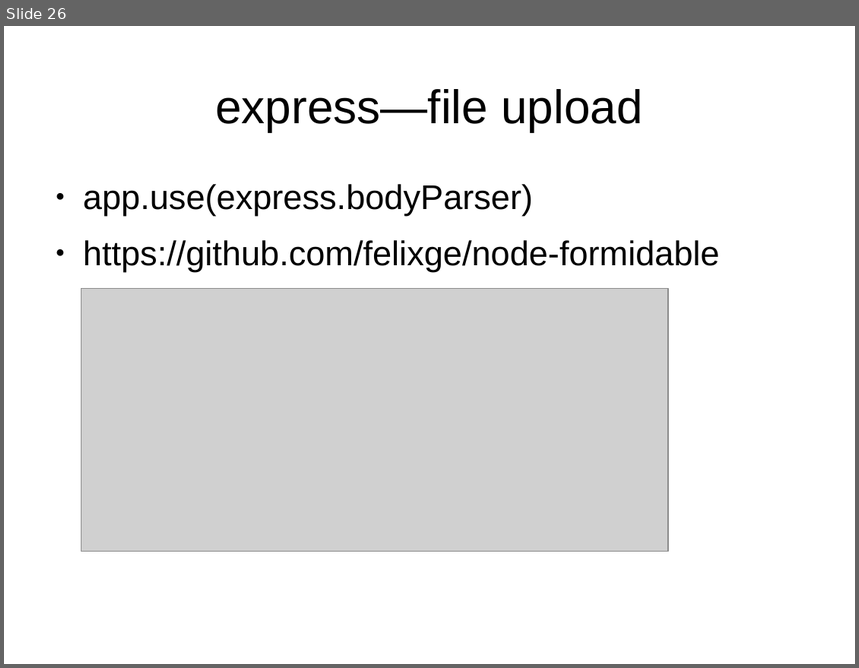
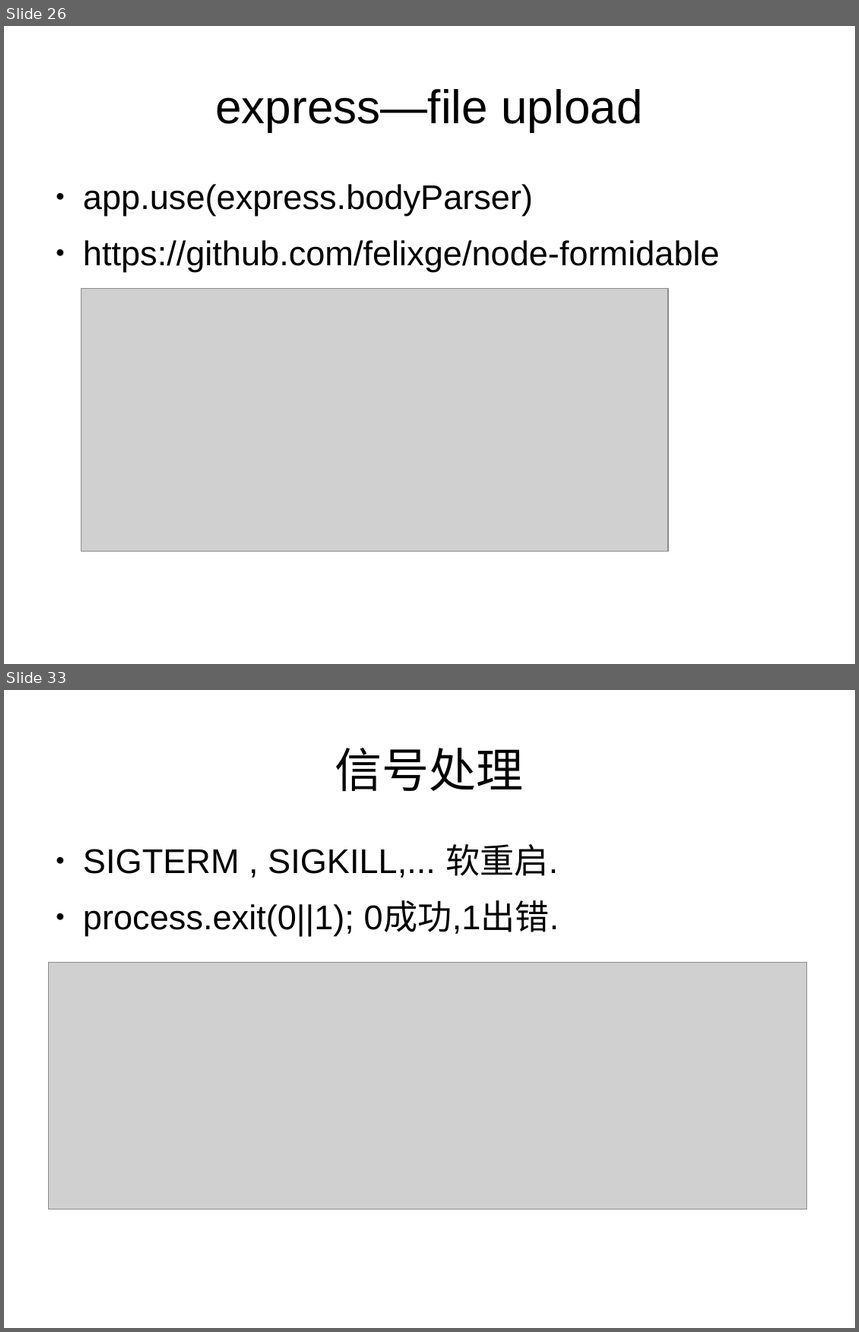
Before and after one commit to dongyuwei/frontend-utils, a slide deck: nodejs-web-dev-demo/nodejs-web-dev.odp. Shown one above the other, each under a label of ours: slide 26 before the commit, slides 26 and 33 after it; the slides between them are not shown. The pictures are 859x668 and 859x1332 pixels, drawn with LibreOffice and Linux fonts; fonts in the diff are those of the drawing; grey boxes stand for pictures. Boxes give left, top, right and bottom in pixels: in the first picture for what was removed or moved away, otherwise in the second. Text is boxed around its words. In the diff, an @@ line names an element or a change of style, - is before the commit and + after.

```diff
--- a/nodejs-web-dev-demo/nodejs-web-dev.odp
+++ b/nodejs-web-dev-demo/nodejs-web-dev.odp
@@ slide 33 added at <box>4,690,855,1328</box>, background #FFFFFF @@
@@ title added at <box>335,748,524,791</box>, 44 pt, text #000000 @@
+信号处理
@@ text added at <box>83,844,560,936</box>, 32 pt, text #000000 @@
+● SIGTERM , SIGKILL,... 软重启.
+● process.exit(0||1); 0成功,1出错.
@@ picture added at <box>49,963,807,1210</box> @@
```
Also in this commit, not shown: 1 slide changed, 7 other slides added, 1 other file.
